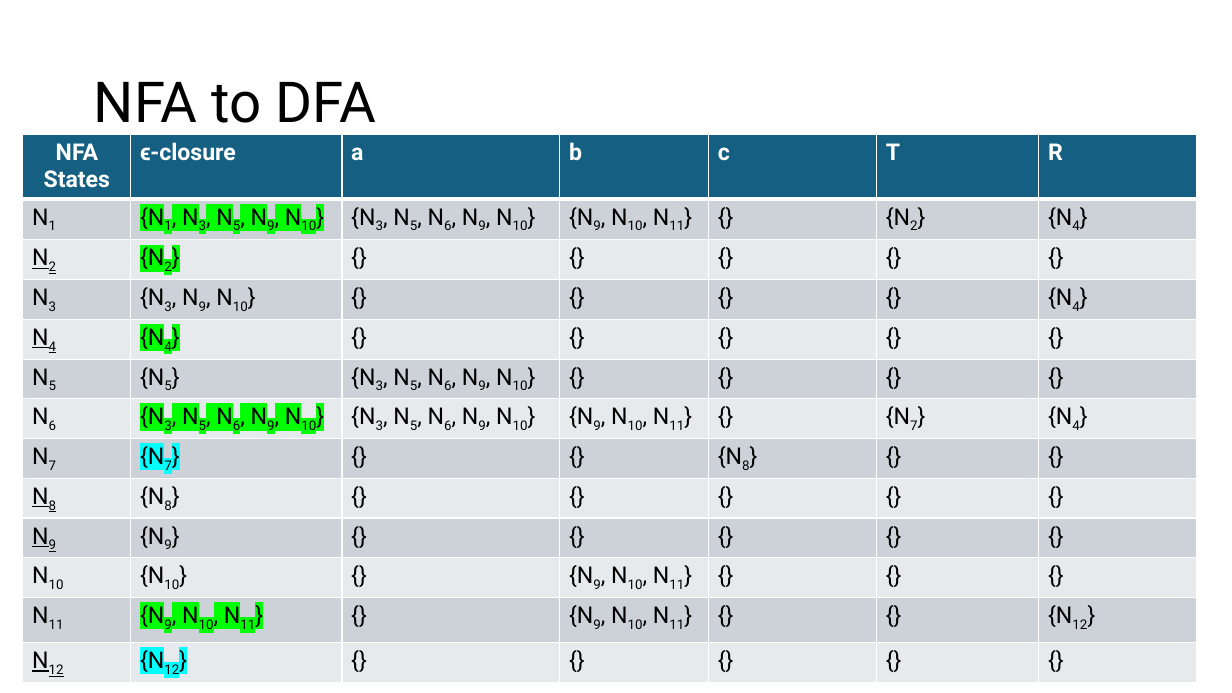
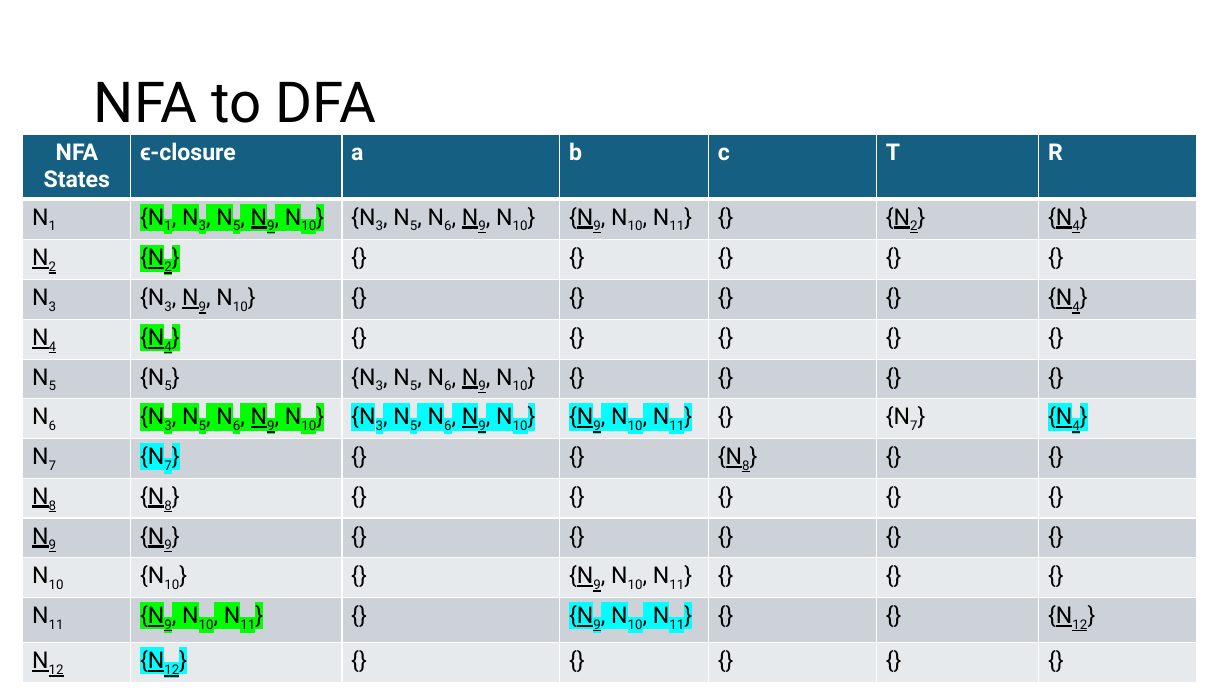
Before and after one commit to Danieldv-s/Research-Materials, a slide deck: slide 10 of Syntax-Analysis/Section2.13Expansion.pptx. Drawn at 1232x693 pixels with LibreOffice and Linux fonts; fonts in the diff are those of the drawing. Boxes give left, top, right and bottom in pixels: in the first picture for what was removed or moved away, otherwise in the second. Text is boxed around its words. In the diff, an @@ line names an element or a change of style, - is before the commit and + after.

Commit message:
Finished DFA

```diff
--- a/Syntax-Analysis/Section2.13Expansion.pptx
+++ b/Syntax-Analysis/Section2.13Expansion.pptx
@@ table at (x1=23, y1=134, x2=1199, y2=683) @@
@@ underline on in "N9,", "N9,", "{N9,", "{N2}" and 18 more places @@
@@ highlight none to #00FFFF in "{N3, N5, N6, N9, N10}", "{N9, N10, N11}", "{N4}", "{N9, N10, N11}" @@
```
Also in this commit, not shown: 11 other slides changed, 2 slides added.
